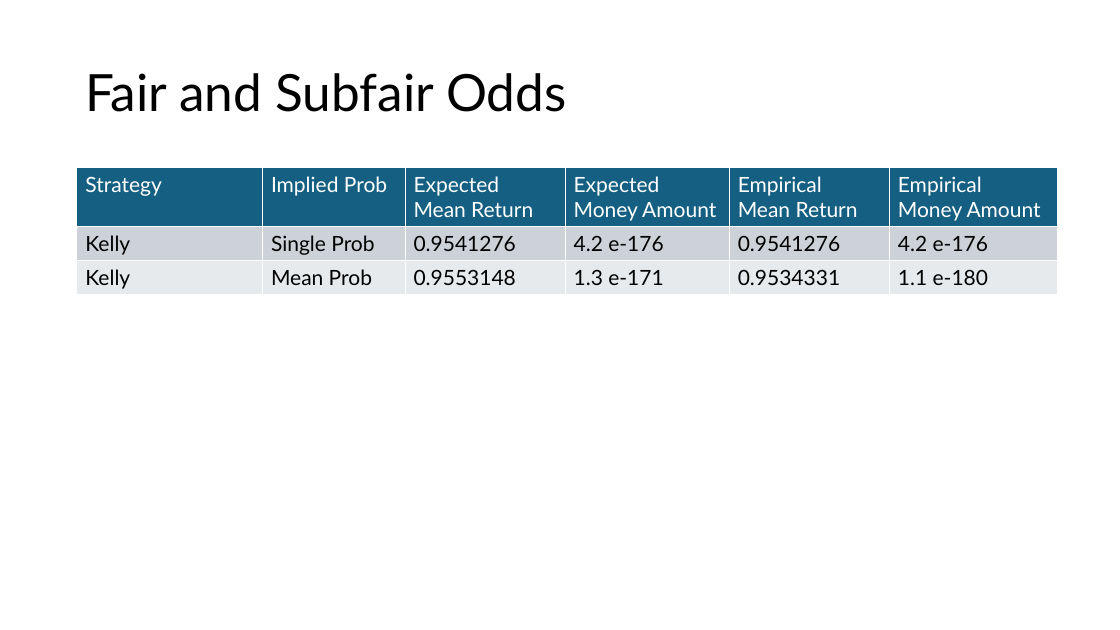
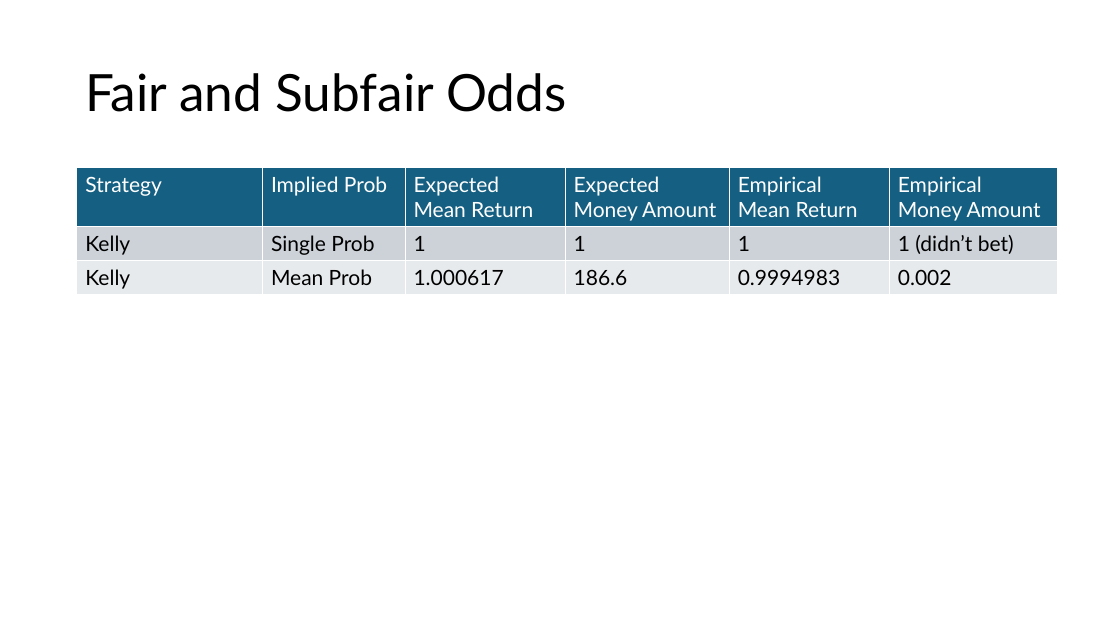
Before and after one commit to alepigna12/stats_bets, a slide deck: slide 26 of presentation/sports_betting_term4.pptx. Drawn at 1120x630 pixels with LibreOffice and Linux fonts; fonts in the diff are those of the drawing. Boxes give left, top, right and bottom in pixels: in the first picture for what was removed or moved away, otherwise in the second. Text is boxed around its words. In the diff, an @@ line names an element or a change of style, - is before the commit and + after.

```diff
--- a/presentation/sports_betting_term4.pptx
+++ b/presentation/sports_betting_term4.pptx
@@ table at box(77, 168, 1059, 295) @@
-row 2: Kelly | Single Prob | 0.9541276 | 4.2 e-176 | 0.9541276 | 4.2 e-176
+row 2: Kelly | Single Prob | 1 | 1 | 1 | 1 (didn’t bet)
-row 3: Kelly | Mean Prob | 0.9553148 | 1.3 e-171 | 0.9534331 | 1.1 e-180
+row 3: Kelly | Mean Prob | 1.000617 | 186.6 | 0.9994983 | 0.002
```
Also in this commit, not shown: 1 other file.
